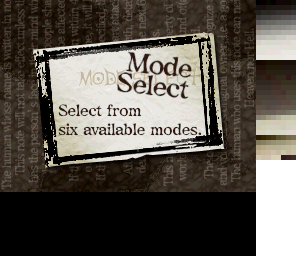
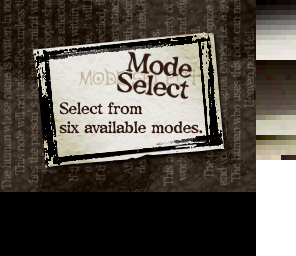
Revision of a layered 296 x 256 image; what changed, layer by layer:
painted on "Select from ..." over [58, 102, 203, 136]
